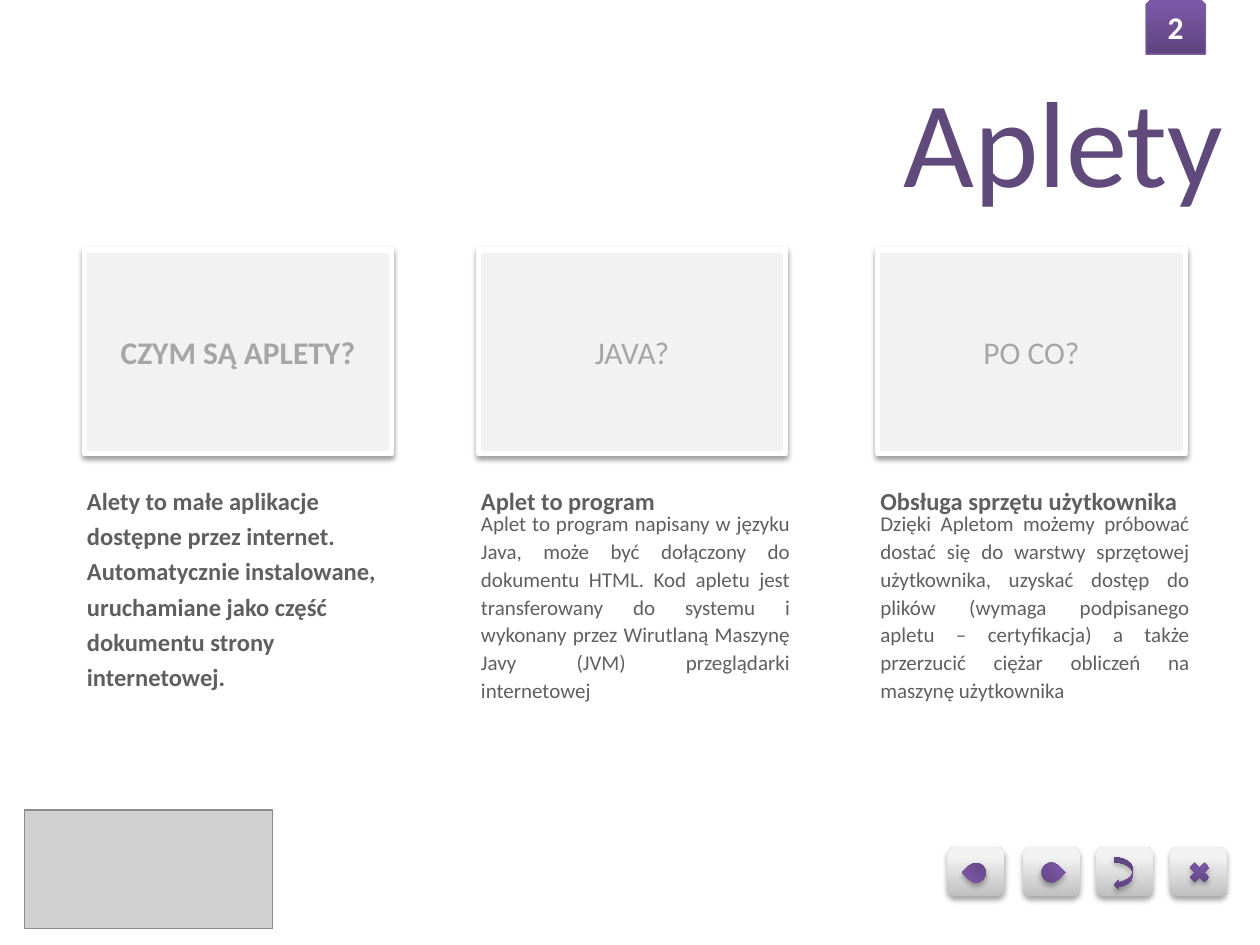
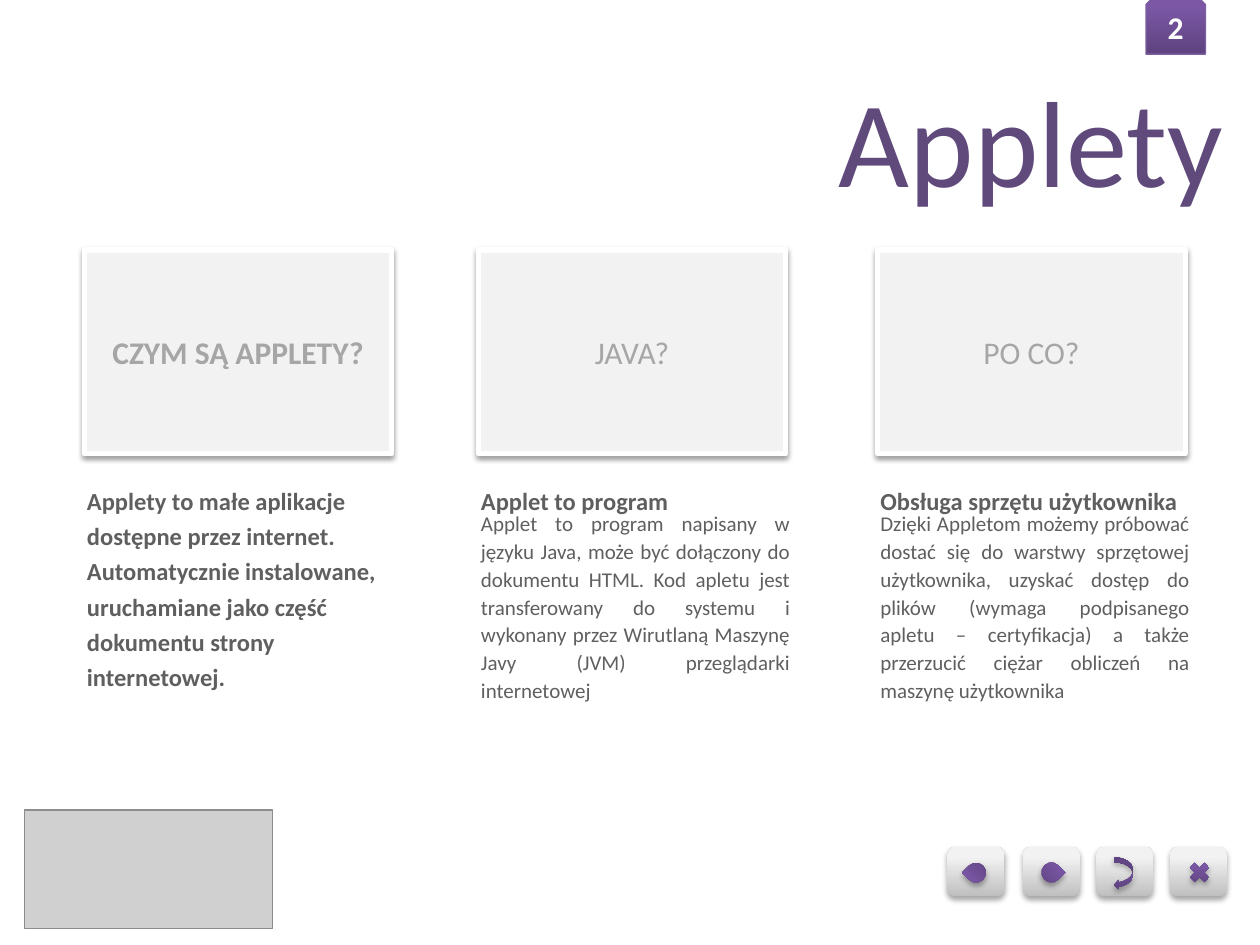
Before and after one commit to swistaczek/Java-Applets, a slide deck: slide 3 of prezka.pptx. Drawn at 1260x945 pixels with LibreOffice and Linux fonts; fonts in the diff are those of the drawing; grey boxes stand for pictures; background and template pictures are left out. Boxes give left, top, right and bottom in pixels: in the first picture for what was removed or moved away, otherwise in the second. Text is boxed around its words. In the diff, an @@ line names an element or a change of style, - is before the commit and + after.

```diff
--- a/prezka.pptx
+++ b/prezka.pptx
@@ text at [839, 102, 1223, 207]: text changed @@
-Aplety
+Applety
@@ text in rectangle at [112, 342, 363, 369]: text changed @@
-CZYM SĄ APLETY?
+CZYM SĄ APPLETY?
@@ text at [87, 493, 375, 690]: text changed @@
-Alety to małe aplikacje dostępne przez internet. Automatycznie instalowane, uruchamiane jako część dokumentu strony internetowej.
+Applety to małe aplikacje dostępne przez internet. Automatycznie instalowane, uruchamiane jako część dokumentu strony internetowej.
@@ text at [481, 493, 668, 514]: text changed @@
-Aplet to program
+Applet to program
@@ text at [481, 516, 790, 702]: text changed @@
-Aplet to program napisany w języku Java, może być dołączony do dokumentu HTML. Kod apletu jest transferowany do systemu i wykonany przez Wirutlaną Maszynę Javy (JVM) przeglądarki internetowej
+Applet to program napisany w języku Java, może być dołączony do dokumentu HTML. Kod apletu jest transferowany do systemu i wykonany przez Wirutlaną Maszynę Javy (JVM) przeglądarki internetowej
@@ text at [880, 516, 1189, 702]: text changed @@
-Dzięki Apletom możemy próbować dostać się do warstwy sprzętowej użytkownika, uzyskać dostęp do plików (wymaga podpisanego apletu – certyfikacja) a także przerzucić ciężar obliczeń na maszynę użytkownika
+Dzięki Appletom możemy próbować dostać się do warstwy sprzętowej użytkownika, uzyskać dostęp do plików (wymaga podpisanego apletu – certyfikacja) a także przerzucić ciężar obliczeń na maszynę użytkownika
```
Also in this commit, not shown: 2 other slides changed, 7 other files.
